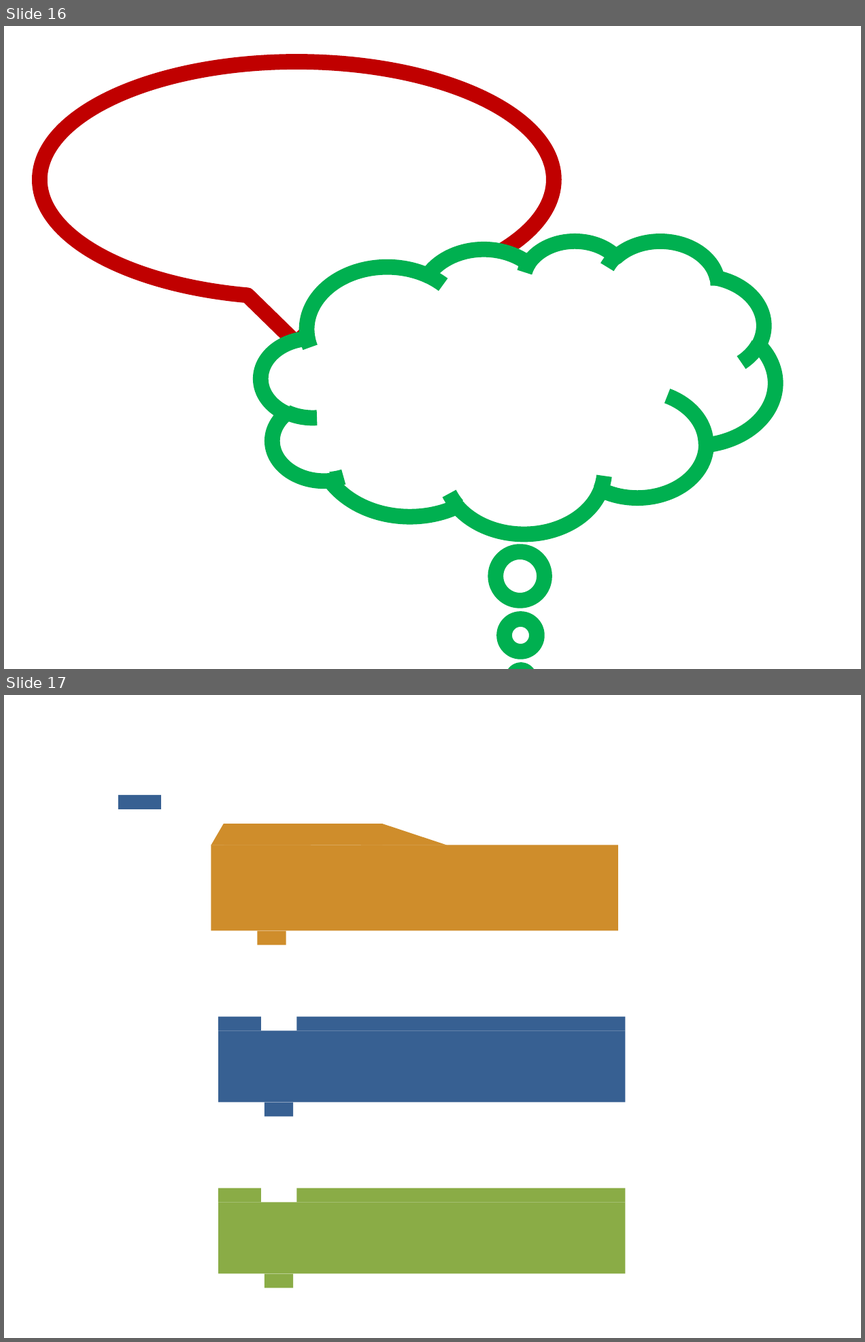
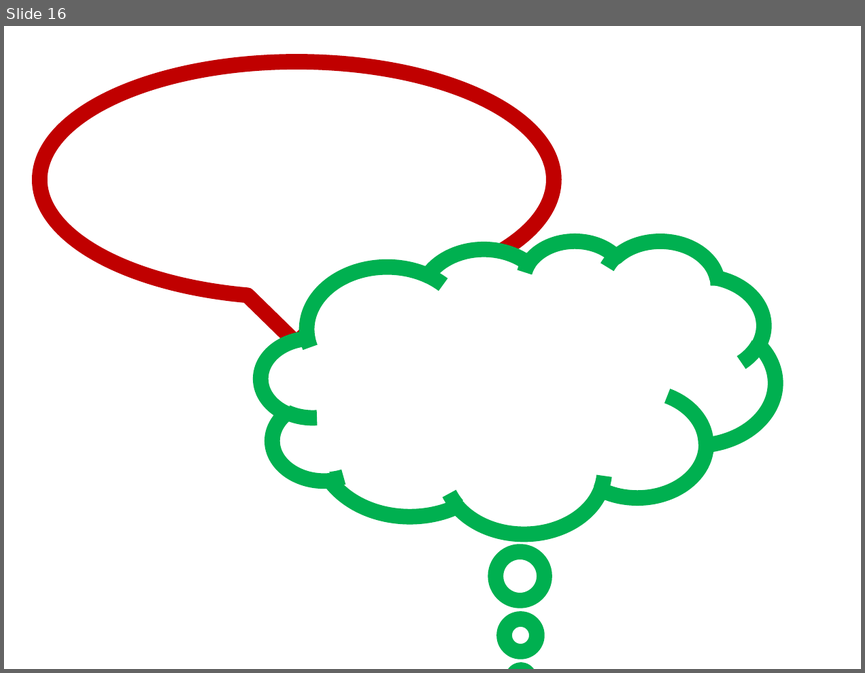
Before and after one commit to karmakomik/programming-tutoring-env, a slide deck: HMSWebTest-Pen/Assets/Images/hmsgraphics.pptx. Shown one above the other, each under a label of ours: slides 16 and 17 before the commit, slide 16 after it. The pictures are 865x1342 and 865x673 pixels, drawn with LibreOffice and Linux fonts; fonts in the diff are those of the drawing; grey boxes stand for pictures. Boxes give left, top, right and bottom in pixels: in the first picture for what was removed or moved away, otherwise in the second. Text is boxed around its words. In the diff, an @@ line names an element or a change of style, - is before the commit and + after.

```diff
--- a/HMSWebTest-Pen/Assets/Images/hmsgraphics.pptx
+++ b/HMSWebTest-Pen/Assets/Images/hmsgraphics.pptx
@@ slide 17 removed at <box>4,695,861,1338</box>, background #FFFFFF @@
@@ rectangle removed at <box>118,795,161,810</box> @@
@@ triangle removed at <box>211,824,311,845</box> @@
@@ rectangle removed at <box>224,824,383,845</box> @@
@@ triangle removed at <box>361,824,447,845</box> @@
@@ rectangle removed at <box>211,845,618,930</box> @@
@@ rectangle removed at <box>257,930,286,945</box> @@
@@ rectangle removed at <box>218,1016,261,1031</box> @@
@@ rectangle removed at <box>297,1016,626,1031</box> @@
@@ rectangle removed at <box>218,1031,626,1102</box> @@
@@ rectangle removed at <box>264,1102,294,1117</box> @@
@@ rectangle removed at <box>218,1202,626,1273</box> @@
@@ rectangle removed at <box>218,1187,261,1202</box> @@
@@ rectangle removed at <box>297,1187,626,1202</box> @@
@@ rectangle removed at <box>264,1273,294,1288</box> @@
```
Also in this commit, not shown: 1 slide added, 26 other files.
